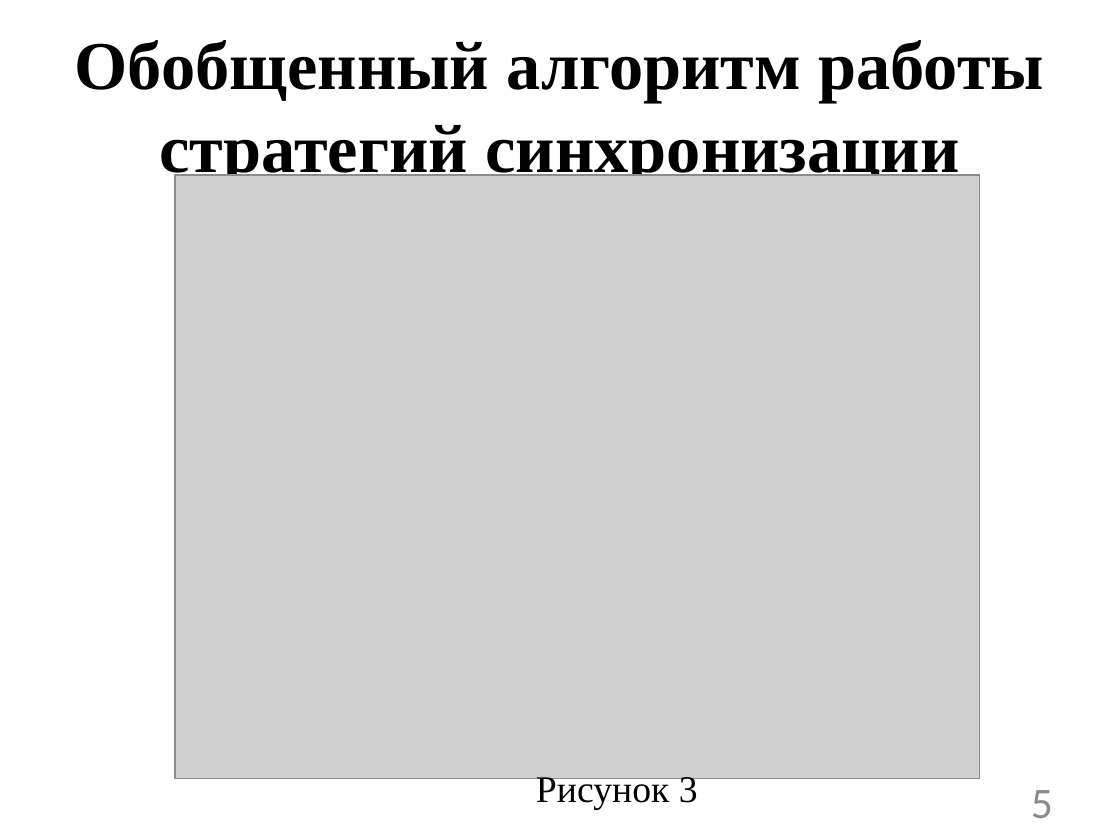
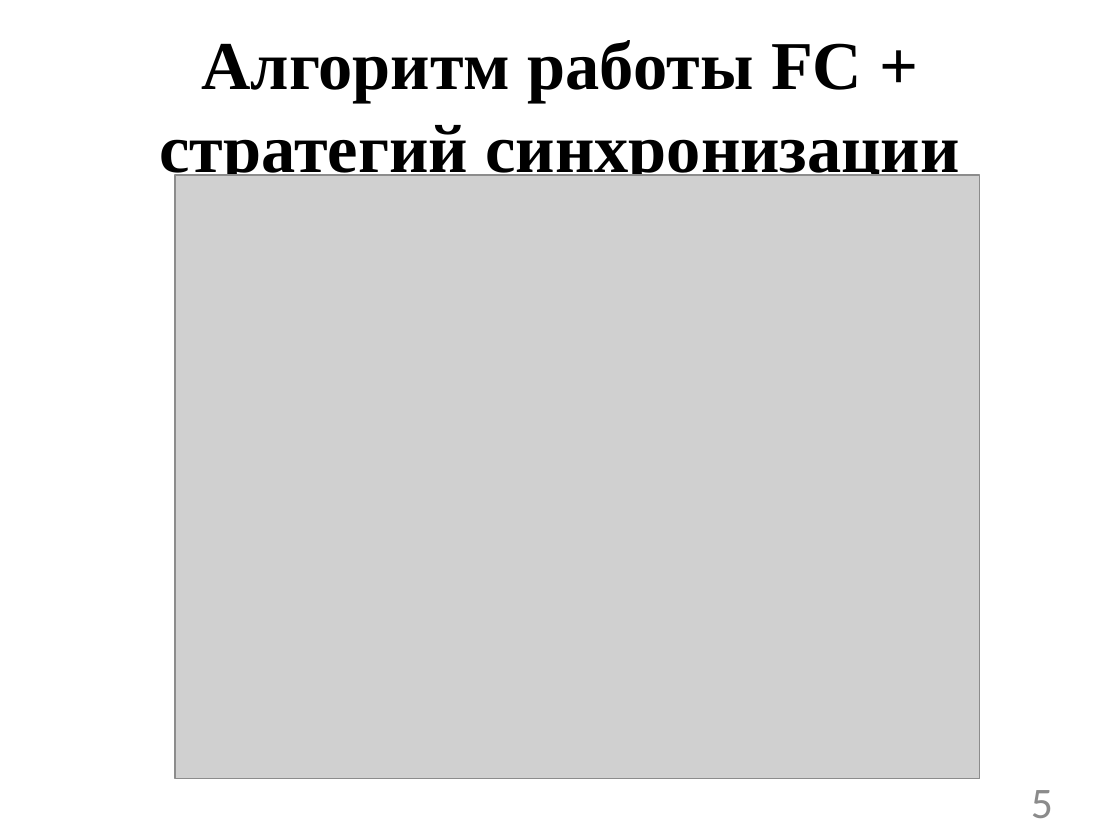
Before and after one commit to mgalimullin/article_FC, a slide deck: slide 5 of explanatory_note_marsel/Презентация.pptx. Drawn at 1120x840 pixels with LibreOffice and Linux fonts; fonts in the diff are those of the drawing; grey boxes stand for pictures. Boxes give left, top, right and bottom in pixels: in the first picture for what was removed or moved away, otherwise in the second. Text is boxed around its words. In the diff, an @@ line names an element or a change of style, - is before the commit and + after.

```diff
--- a/explanatory_note_marsel/Презентация.pptx
+++ b/explanatory_note_marsel/Презентация.pptx
@@ background #E0E0E0 to #FFFFFF @@
@@ title at (159,40,959,185): text changed @@
-Обобщенный алгоритм работы стратегий синхронизации
+Алгоритм работы FC + стратегий синхронизации
@@ text removed at (536,773,698,810) @@
-Рисунок 3
```
Also in this commit, not shown: 12 other slides changed.
